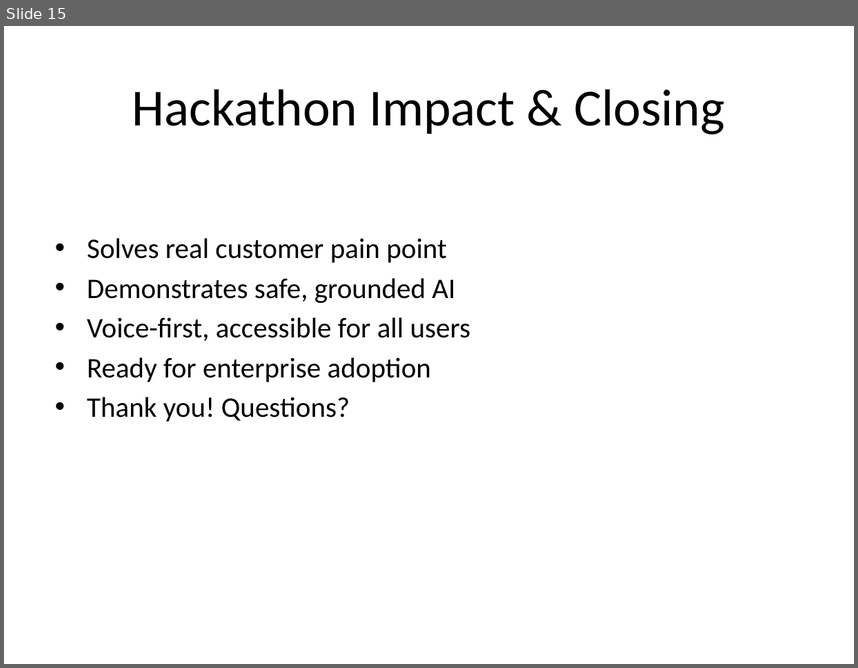
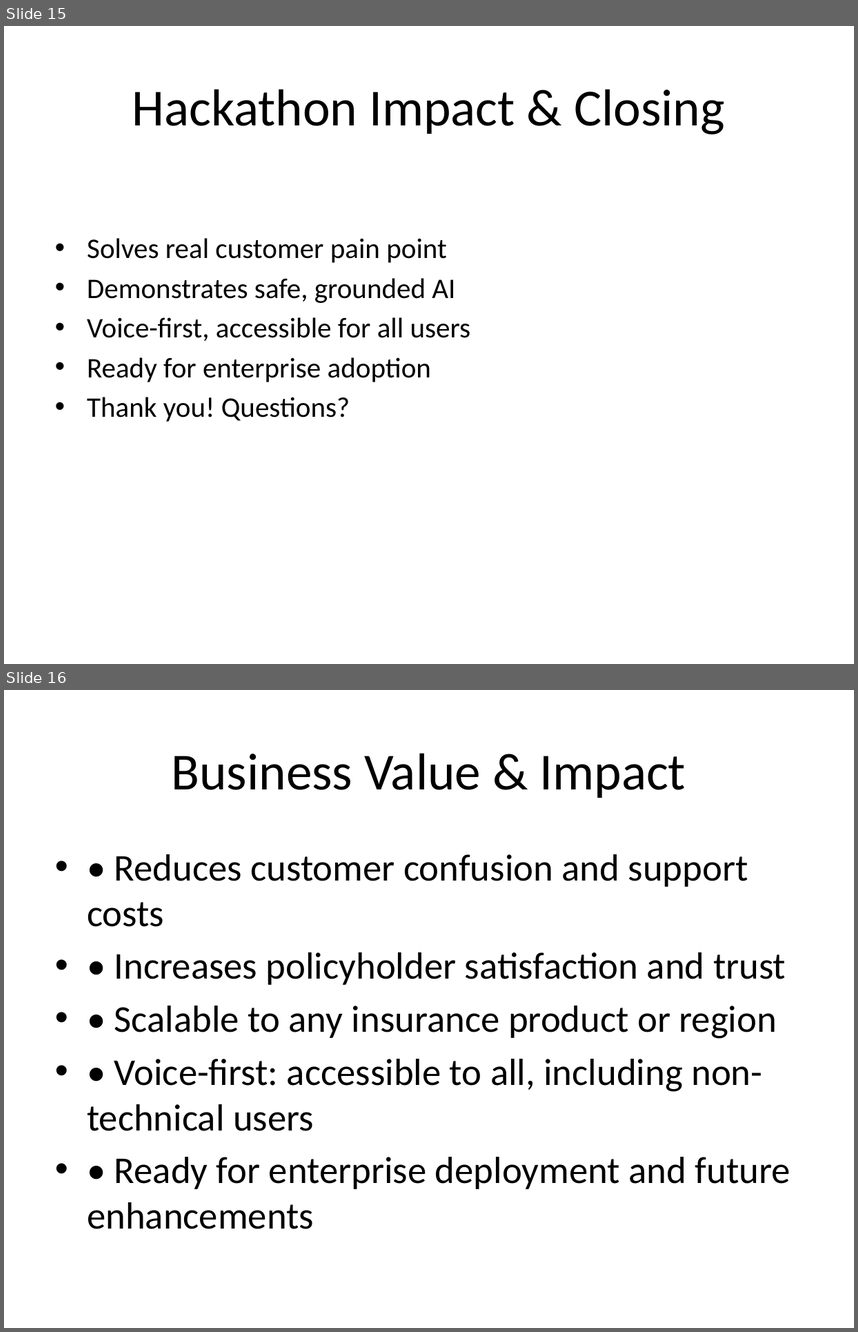
Before and after one commit to bhargavraju49/VoiceAgent, a slide deck: VoiceAgent_Hackathon_Presentation.pptx. Shown one above the other, each under a label of ours: slide 15 before the commit, slides 15 and 16 after it. The pictures are 858x668 and 858x1332 pixels, drawn with LibreOffice and Linux fonts; fonts in the diff are those of the drawing. Boxes give left, top, right and bottom in pixels: in the first picture for what was removed or moved away, otherwise in the second. Text is boxed around its words. In the diff, an @@ line names an element or a change of style, - is before the commit and + after.

```diff
--- a/VoiceAgent_Hackathon_Presentation.pptx
+++ b/VoiceAgent_Hackathon_Presentation.pptx
@@ slide 16 added at <box>4,690,854,1328</box>, background #FFFFFF @@
@@ title added at <box>172,753,686,798</box>, 44 pt, text #000000 @@
+Business Value & Impact
@@ text added at <box>87,854,791,1229</box>, 32 pt, text #000000 @@
+• • Reduces customer confusion and support costs
+• • Increases policyholder satisfaction and trust
+• • Scalable to any insurance product or region
+• • Voice-first: accessible to all, including non-technical users
+• • Ready for enterprise deployment and future enhancements
```
Also in this commit, not shown: 3 slides changed, 1 other slide added, 1 slide removed.
